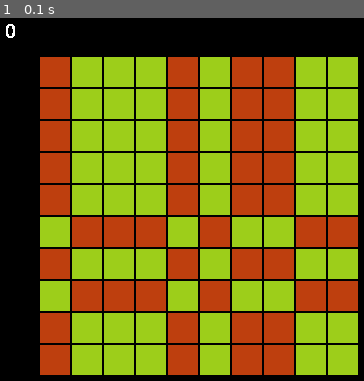
Above: before the commit, frame 1.
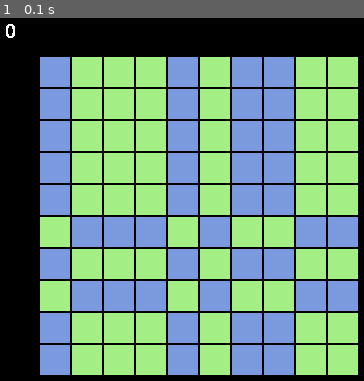
Above: after the commit, the same moment.

Repository: centipeda/pygame-shockwave
Game: pygame game, started from shockgame.py
The game is run twice, just before and just after one commit, with the same random seed, the same clock (stepped at 60 frames per second) and the same inputs.
Inputs:
- Up to frame 1 (0.1 s): no input

The runs differ from the first frame. In frame 1, 68% of the frame differs, in the area x 10-99%, y 10-99%.

Commit message:
moved constants

Diff:
--- /dev/null
+++ b/shockconst.py
@@ -0,0 +1,37 @@
+"""Contains constants for Shockwave."""
+import random
+import pygame
+
+# Engine constants
+FPS = 30
+FLIPFRAME = 2
+
+# miscellaneous constants
+NAME = "Shockwave"
+
+# color constants
+def random_color():
+    return (random.randint(0,255),
+            random.randint(0,255),
+            random.randint(0,255))
+BLACK = (0,0,0)
+WHITE = (255,255,255)
+BGCOLOR = BLACK
+DEFTILECOLOR = random_color()
+FLIPTILECOLOR = random_color()
+SCORECOLOR = WHITE
+
+# size-related constants
+FONTSIZE = 30
+GRIDH = 10
+GRIDW = 10
+XMARGIN = 40
+YMARGIN = 40
+TILEGAP = 2
+TILEWIDTH = 30
+TILEHEIGHT = 30
+# fits window size to grid
+WINW = ((XMARGIN * 2) + ((TILEWIDTH + TILEGAP) * GRIDW))
+WINH = ((YMARGIN * 2) + ((TILEHEIGHT + TILEGAP) * GRIDH))
+# main window
+SCREEN = pygame.display.set_mode((WINW,WINH))
--- a/shockgame.py
+++ b/shockgame.py
@@ -1,22 +1,14 @@
 #!/usr/bin/env python
 
+import sys
+import pygame
+pygame.init()
+from shockconst import *
 from shockobjs import *
-import pygame
 
-pygame.init()
-
-# All constants referenced are stored in the shockobjs.py file.
-
-def main():
-
-    # Creating window.
-    SCREEN = pygame.display.set_mode((WINW,WINH))
-    pygame.display.set_caption(NAME)
-    SCREEN.fill(BGCOLOR)
+def begin_round():
 
     # Limits.
-    FPS = 30
-    FLIPFRAME = 2
     frame = 0
     fpsClock = pygame.time.Clock()
 
@@ -119,5 +111,13 @@
         pygame.display.update()
         fpsClock.tick(FPS)
 
+def main():
+    # Creating window.
+    SCREEN = pygame.display.set_mode((WINW,WINH))
+    pygame.display.set_caption(NAME)
+    SCREEN.fill(BGCOLOR)
+
+    begin_round()
+
 if __name__ == "__main__":
     main()
--- a/shockobjs.py
+++ b/shockobjs.py
@@ -2,47 +2,23 @@
 
 import random
 import pygame
-
-# miscellaneous constants
-NAME = "Shockwave"
-
-# color constants
-def random_color():
-    return (random.randint(0,255),random.randint(0,255),random.randint(0,255))
-BLACK = (0,0,0)
-WHITE = (255,255,255)
-BGCOLOR = BLACK
-DEFTILECOLOR = random_color()
-FLIPTILECOLOR = random_color()
-
-# size-related constants
-GRIDH = 10
-GRIDW = 10
-XMARGIN = 40
-YMARGIN = 40
-TILEGAP = 2
-TILEWIDTH = 30
-TILEHEIGHT = 30
-# fits window size to grid
-WINW = ((XMARGIN * 2) + ((TILEWIDTH + TILEGAP) * GRIDW))
-WINH = ((YMARGIN * 2) + ((TILEHEIGHT + TILEGAP) * GRIDH))
-FONTSIZE = 30
+from shockconst import *
 
 class Score():
     def __init__(self):
-        self.count = 0
+        self.score = 0
         self.font = None
         self.size = 20
         self.text = pygame.font.Font(self.font,FONTSIZE)
+        self.color = SCORECOLOR
 
     def render(self):
-        txtsurf = self.text.render(str(self.count),False,WHITE)
+        txtsurf = self.text.render(str(self.score),False,self.color)
         return txtsurf
 
     def renderwin(self):
-        if self.count > 1:
-            recount = self.count
-            vicmesg = "Game won in {} moves.".format(recount)
+        if self.score > 1:
+            vicmesg = "Game won in {} moves.".format(self.score)
         else:
             vicmesg = "Game won in 1 move."
 
